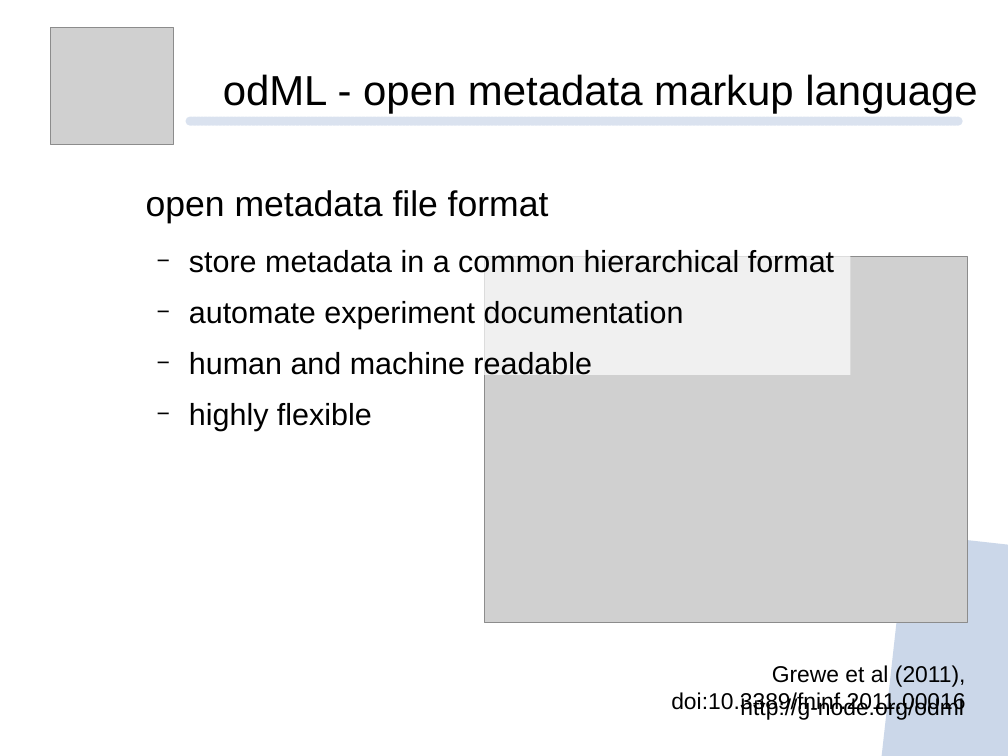
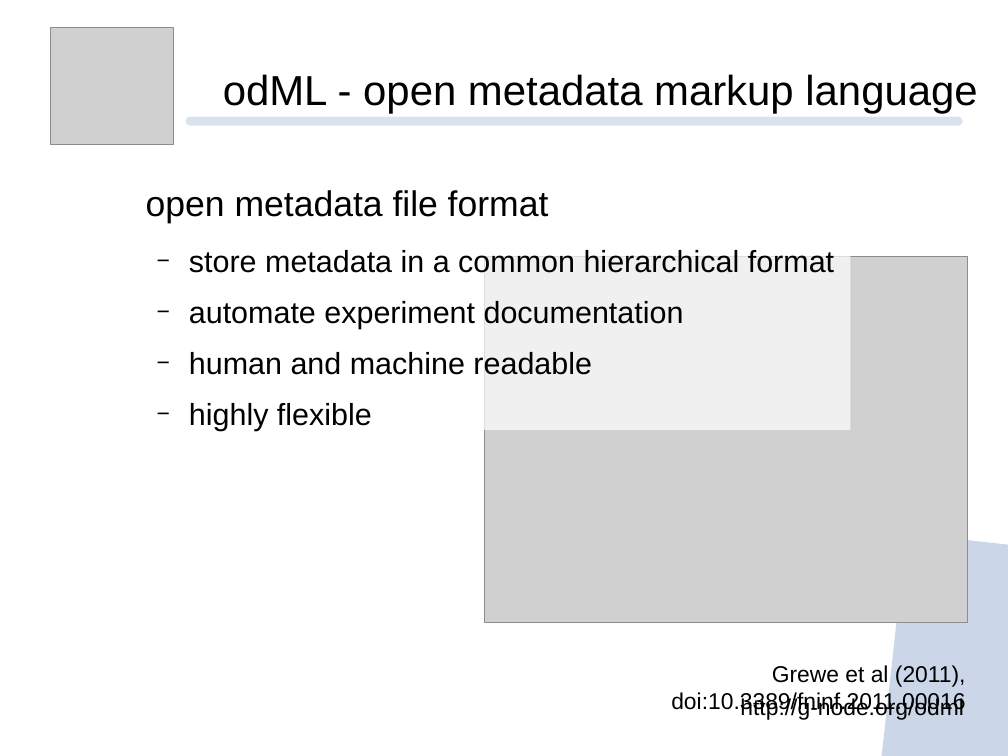
Before and after one commit to mpsonntag/prespost, a slide deck: slide 11 of 202009_BCCN_online/202009_BCCN_Online_conference.odp. Drawn at 1008x756 pixels with LibreOffice and Linux fonts; fonts in the diff are those of the drawing; grey boxes stand for pictures; background and template pictures are left out. Boxes give left, top, right and bottom in pixels: in the first picture for what was removed or moved away, otherwise in the second. Text is boxed around its words. In the diff, an @@ line names an element or a change of style, - is before the commit and + after.

```diff
--- a/202009_BCCN_online/202009_BCCN_Online_conference.odp
+++ b/202009_BCCN_online/202009_BCCN_Online_conference.odp
@@ text "open metadata file format" rewrapped from [102, 181, 851, 375] to [146, 190, 834, 431] @@
```
Also in this commit, not shown: 1 other slide changed.
